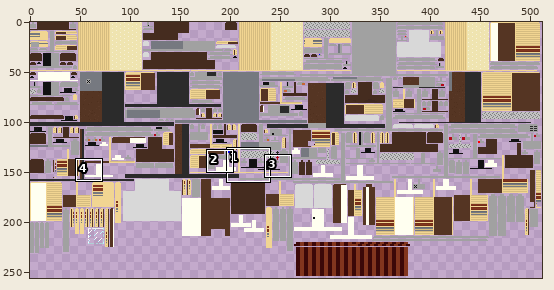
Sprite sheet, stored at mccore/src/main/resources/assets/dkzpartspack/textures/parts/contractor_camper_bed_winnebago_manilla_bronze.png. Above: a wide view before the commit, with the close-up outlined.
Close-up. As it was:
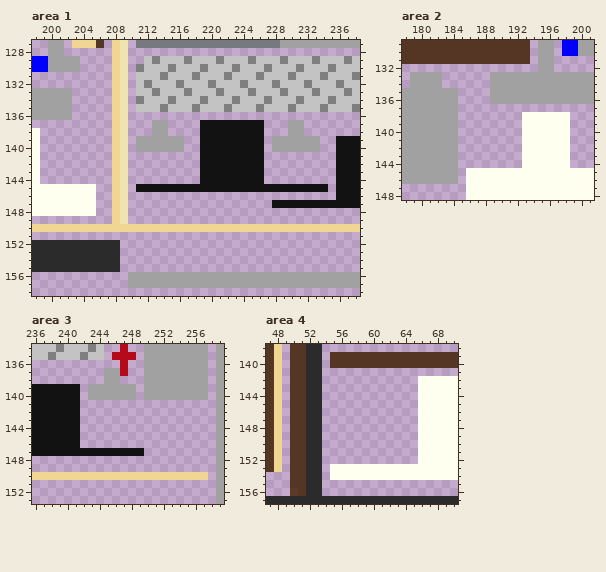
The file is 512x256 pixels. Colours within 5 levels of each other are drawn and written as one. Shown: area 1: x 198..238, y 127..158; area 2: x 178..201, y 129..148; area 3: x 236..259, y 134..153; area 4: x 47..70, y 138..157. The commit also changed other parts of the picture, which this record leaves out.
New version:
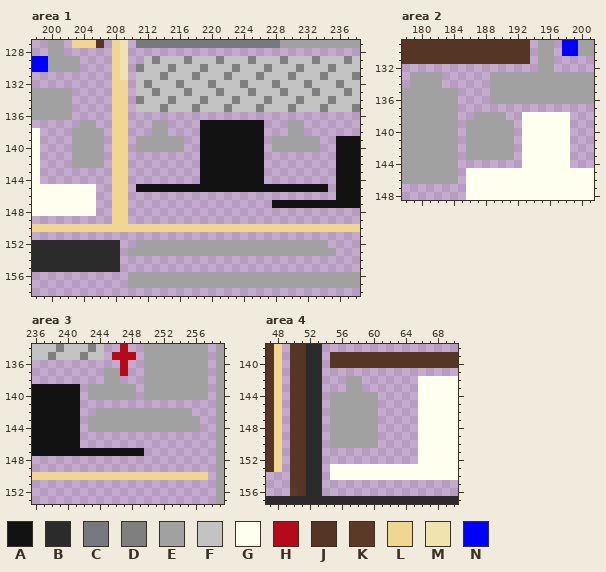
Palette (. is transparent): A #121212  B #2b2b2b  C #767980  D #7f7f7f  E #a1a1a1  F #c3c3c3  G #fffff0  H #b40a1a  J #553523  K #5b3a28  L #f1d592  M #efe4b0  N #0000ff
The exact change:
--- area 1
@@ x 198..238 @@
 131 ..........LM.FFFDFFFDFFFDFFFDFFFDFFFDFFFD
-132 ..........LM.FDFFFDFFFDFFFDFFFDFFFDFFFDFF
-133 EEEEE.....LM.FFDFFFDFFFDFFFDFFFDFFFDFFFDF
-134 EEEEE.....LM.DFFFDFFFDFFFDFFFDFFFDFFFDFFF
-135 EEEEE.....LM.FFFDFFFDFFFDFFFDFFFDFFFDFFFD
-136 EEEEE.....LM.............................
-137 ..........LM...EE....AAAAAAAA...EE.......
-138 G.........LM...EE....AAAAAAAA...EE.......
-139 G.........LM.EEEEEE..AAAAAAAA.EEEEEE..AAA
-140 G.........LM.EEEEEE..AAAAAAAA.EEEEEE..AAA
-141 G.........LM.........AAAAAAAA.........AAA
-142 G.........LM.........AAAAAAAA.........AAA
-143 G.........LM.........AAAAAAAA.........AAA
-144 G.........LM.........AAAAAAAA.........AAA
-145 GGGGGGGG..LM.AAAAAAAAAAAAAAAAAAAAAAAA.AAA
-146 GGGGGGGG..LM..........................AAA
-147 GGGGGGGG..LM..................AAAAAAAAAAA
-148 GGGGGGGG..LM.............................
-149 ..........LM.............................
+132 ..........LL.FDFFFDFFFDFFFDFFFDFFFDFFFDFF
+133 EEEEE.....LL.FFDFFFDFFFDFFFDFFFDFFFDFFFDF
+134 EEEEE.....LL.DFFFDFFFDFFFDFFFDFFFDFFFDFFF
+135 EEEEE.....LL.FFFDFFFDFFFDFFFDFFFDFFFDFFFD
+136 EEEEE.....LL.............................
+137 ......EE..LL...EE....AAAAAAAA...EE.......
+138 G....EEEE.LL...EE....AAAAAAAA...EE.......
+139 G....EEEE.LL.EEEEEE..AAAAAAAA.EEEEEE..AAA
+140 G....EEEE.LL.EEEEEE..AAAAAAAA.EEEEEE..AAA
+141 G....EEEE.LL.........AAAAAAAA.........AAA
+142 G....EEEE.LL.........AAAAAAAA.........AAA
+143 G.........LL.........AAAAAAAA.........AAA
+144 G.........LL.........AAAAAAAA.........AAA
+145 GGGGGGGG..LL.AAAAAAAAAAAAAAAAAAAAAAAA.AAA
+146 GGGGGGGG..LL..........................AAA
+147 GGGGGGGG..LL..................AAAAAAAAAAA
+148 GGGGGGGG..LL.............................
+149 ..........LL.............................
 150 LLLLLLLLLLLLLLLLLLLLLLLLLLLLLLLLLLLLLLLLL
 151 .........................................
-152 BBBBBBBBBBB..............................
-153 BBBBBBBBBBB..............................
+152 BBBBBBBBBBB..EEEEEEEEEEEEEEEEEEEEEEEE....
+153 BBBBBBBBBBB.EEEEEEEEEEEEEEEEEEEEEEEEEE...
 154 BBBBBBBBBBB..............................
--- area 2
@@ x 184..193 @@
 137 E.........
-138 E........G
-139 E........G
-140 E........G
-141 E........G
-142 E........G
-143 E........G
+138 E..EEEE..G
+139 E.EEEEEE.G
+140 E.EEEEEE.G
+141 E.EEEEEE.G
+142 E.EEEEEE.G
+143 E.EEEEEE.G
 144 E........G
--- area 3
@@ x 236..259 @@
 141 AAAAAA.................E
-142 AAAAAA.................E
-143 AAAAAA.................E
-144 AAAAAA.................E
+142 AAAAAA..EEEEEEEEEEEE...E
+143 AAAAAA.EEEEEEEEEEEEEE..E
+144 AAAAAA.EEEEEEEEEEEEEE..E
 145 AAAAAA.................E
--- area 4
@@ x 53..62 @@
 141 B.........
-142 B.........
-143 B.........
-144 B.........
-145 B.........
-146 B.........
-147 B.........
-148 B.........
-149 B.........
-150 B.........
+142 B...EE....
+143 B...EE....
+144 B.EEEEEE..
+145 B.EEEEEE..
+146 B.EEEEEE..
+147 B.EEEEEE..
+148 B.EEEEEE..
+149 B.EEEEEE..
+150 B.EEEEEE..
 151 B.........
